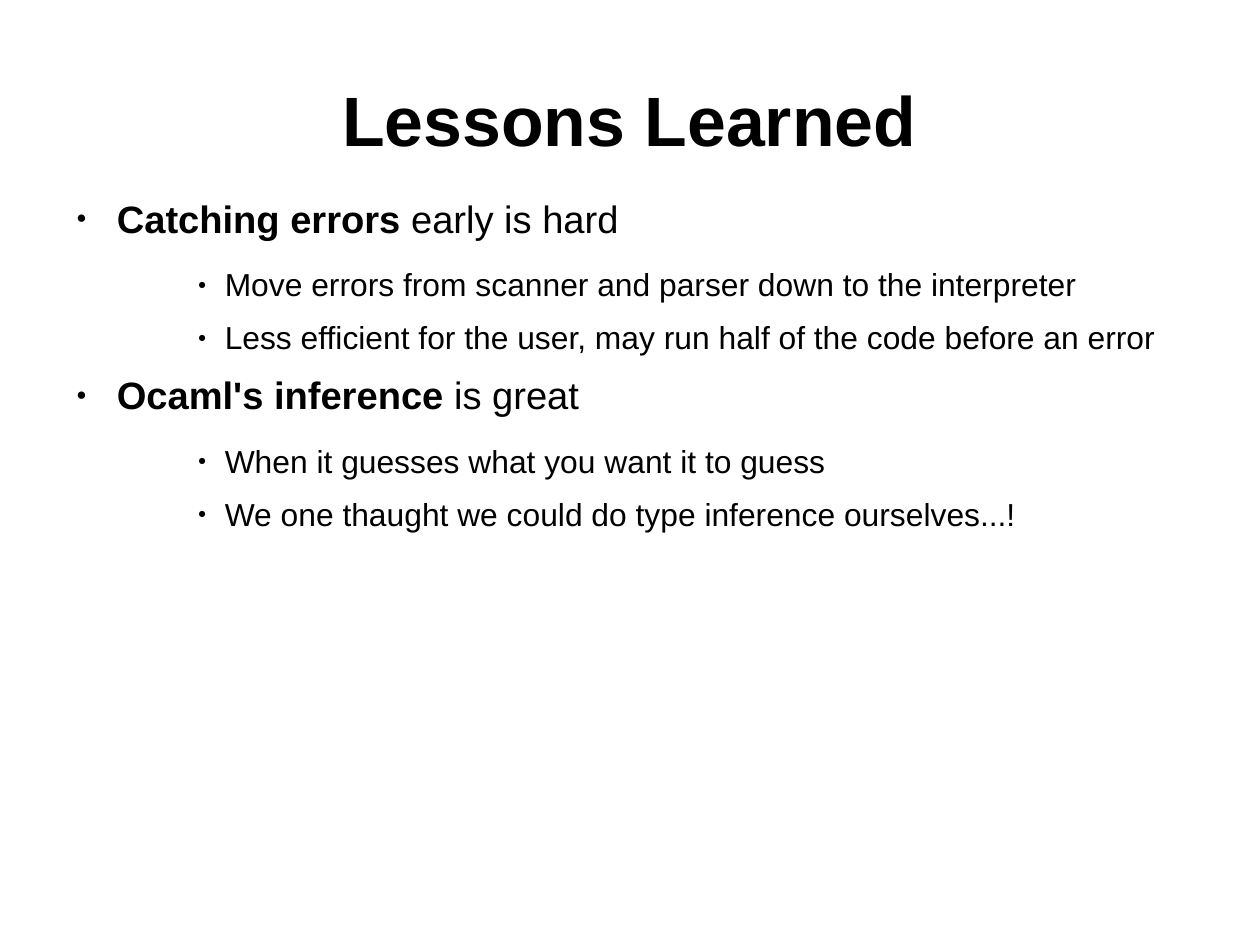
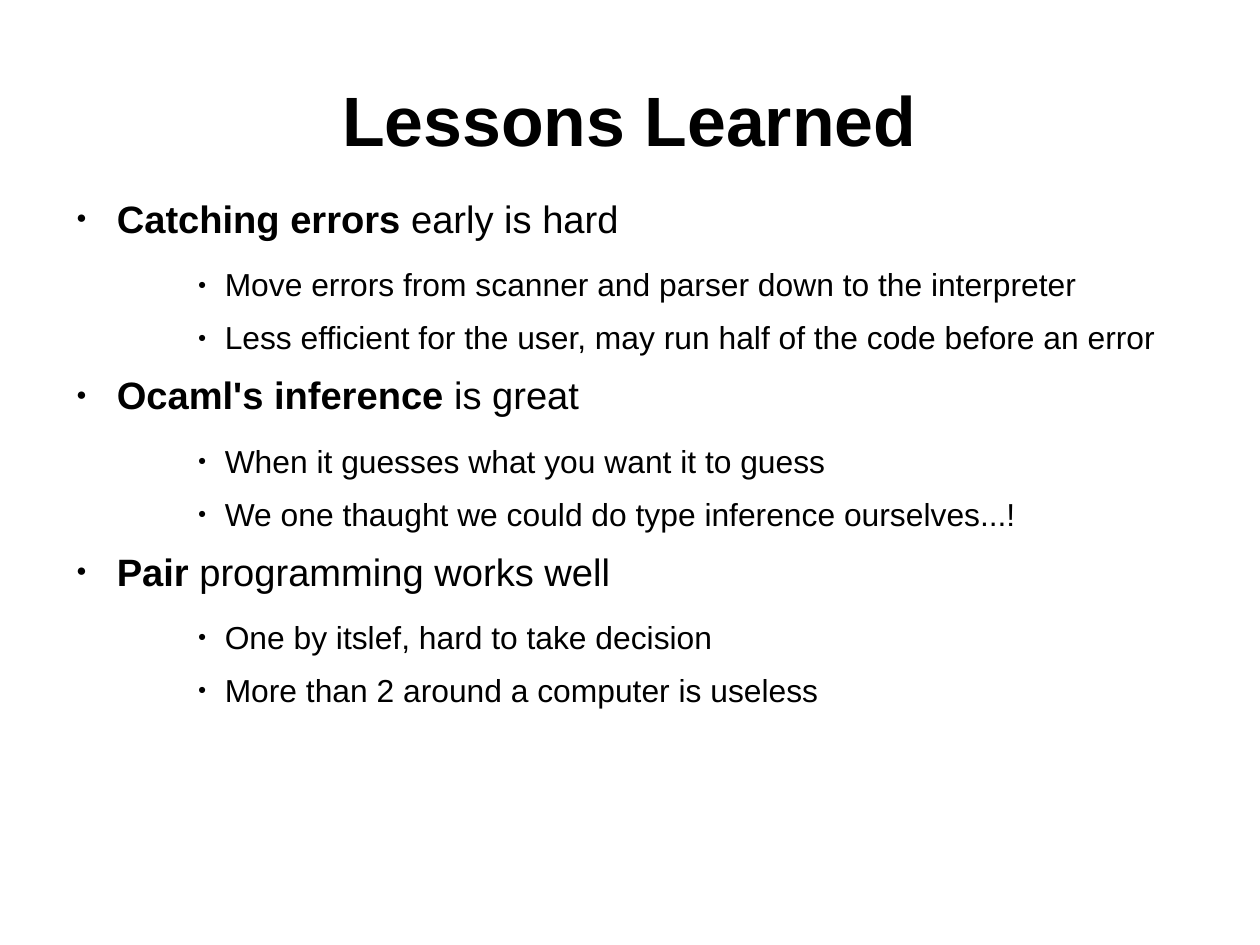
Before and after one commit to waseemilahi/drul, a slide deck: slide 2 of Presentation/Part4.ppt. Drawn at 1260x945 pixels with LibreOffice and Linux fonts; fonts in the diff are those of the drawing. Boxes give left, top, right and bottom in pixels: in the first picture for what was removed or moved away, otherwise in the second. Text is boxed around its words. In the diff, an @@ line names an element or a change of style, - is before the commit and + after.

```diff
--- a/Presentation/Part4.ppt
+++ b/Presentation/Part4.ppt
@@ text at (117, 558, 818, 708): paragraphs added @@
+● Pair programming works well
+    ● One by itslef, hard to take decision
+    ● More than 2 around a computer is useless
```
Also in this commit, not shown: 1 other slide changed, 1 other file.
